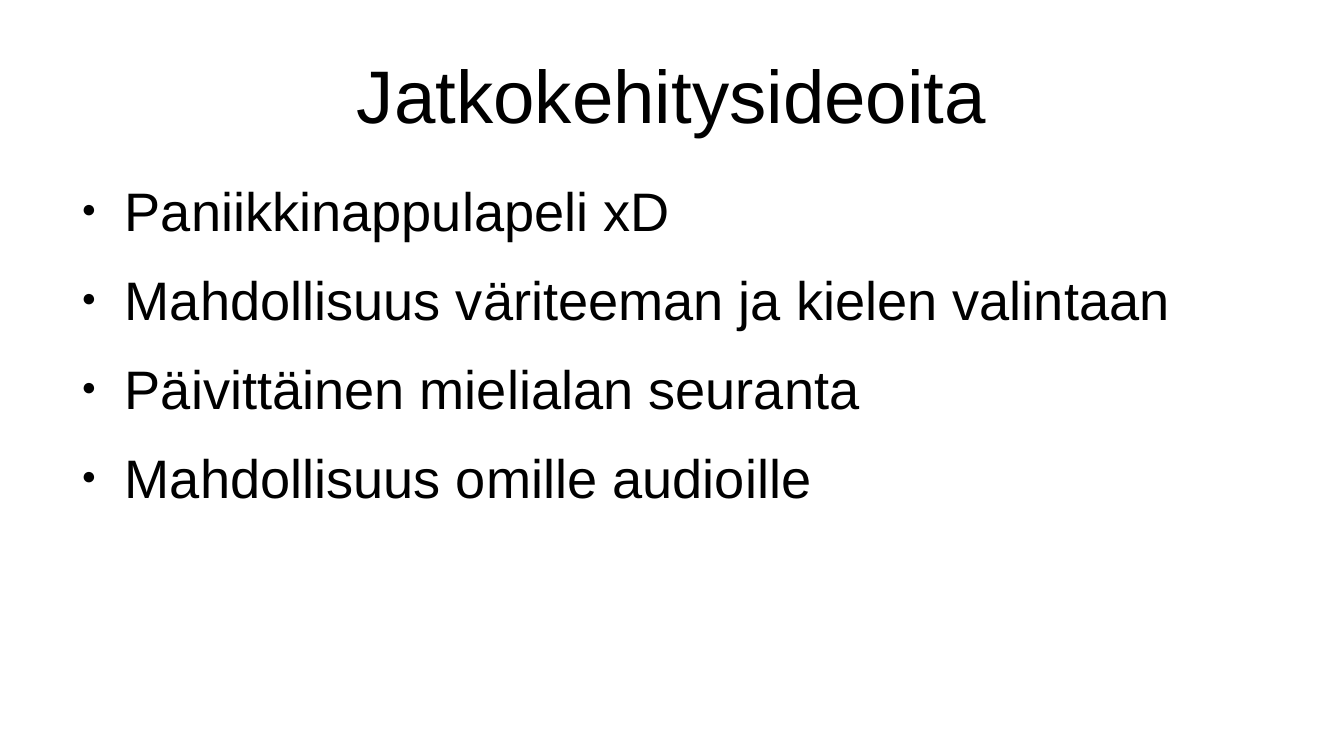
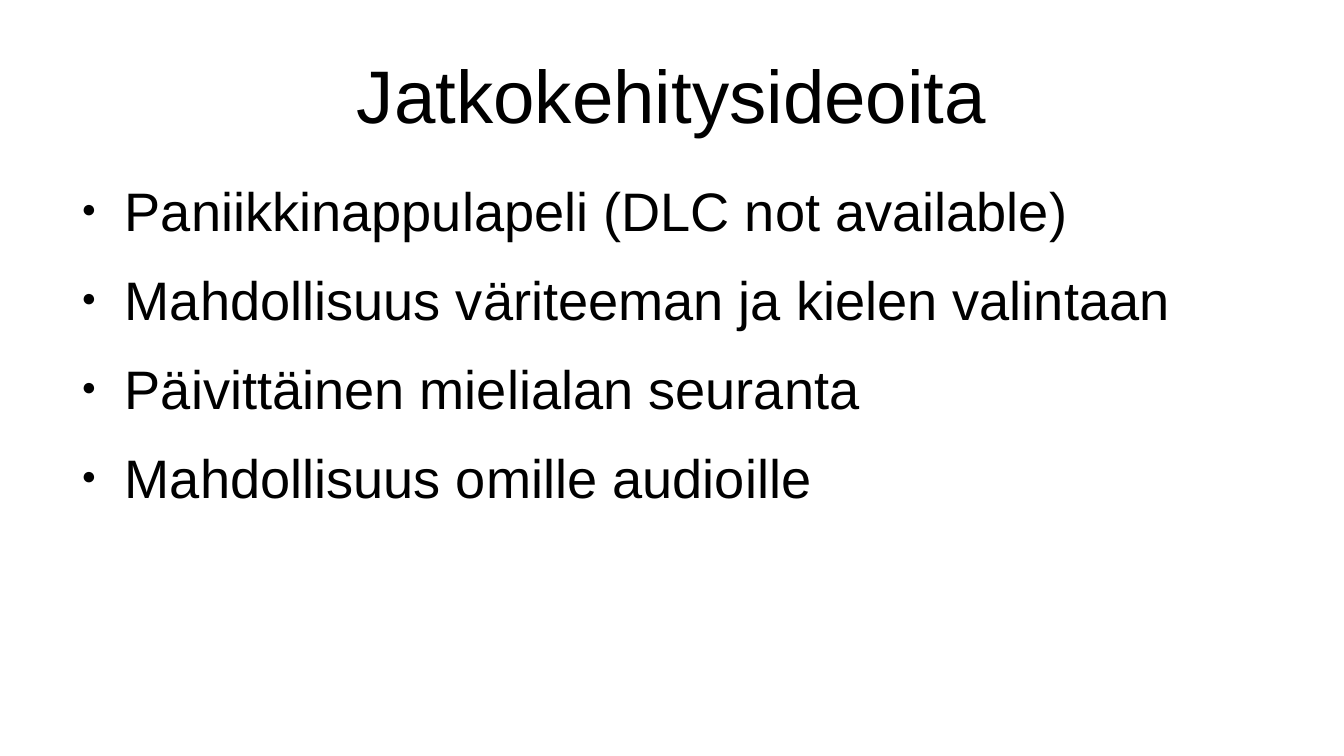
Before and after one commit to jukkav1/hh-projekti, a slide deck: slide 11 of docs/esitys-raakile.odp. Drawn at 1344x756 pixels with LibreOffice and Linux fonts; fonts in the diff are those of the drawing. Boxes give left, top, right and bottom in pixels: in the first picture for what was removed or moved away, otherwise in the second. Text is boxed around its words. In the diff, an @@ line names an element or a change of style, - is before the commit and + after.

```diff
--- a/docs/esitys-raakile.odp
+++ b/docs/esitys-raakile.odp
@@ text at (x1=125, y1=191, x2=1067, y2=240): text changed @@
-● Paniikkinappulapeli xD
+● Paniikkinappulapeli (DLC not available)
```
Also in this commit, not shown: 6 other slides changed, 2 slides added, 1 other file.
